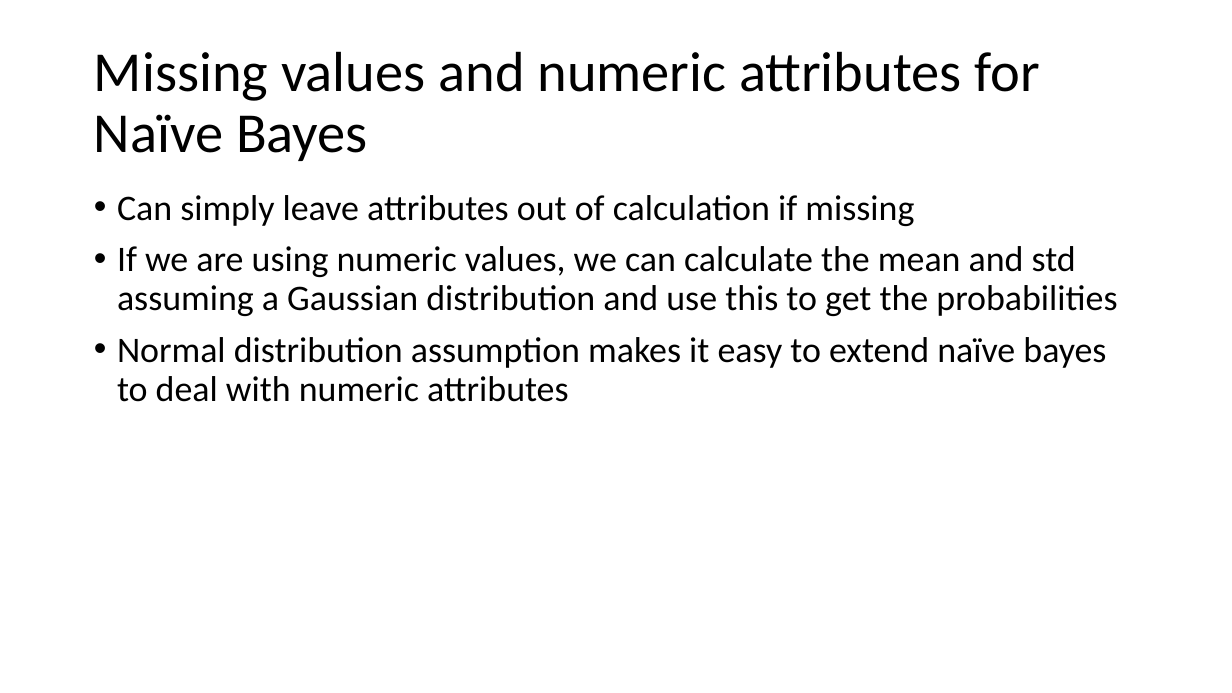
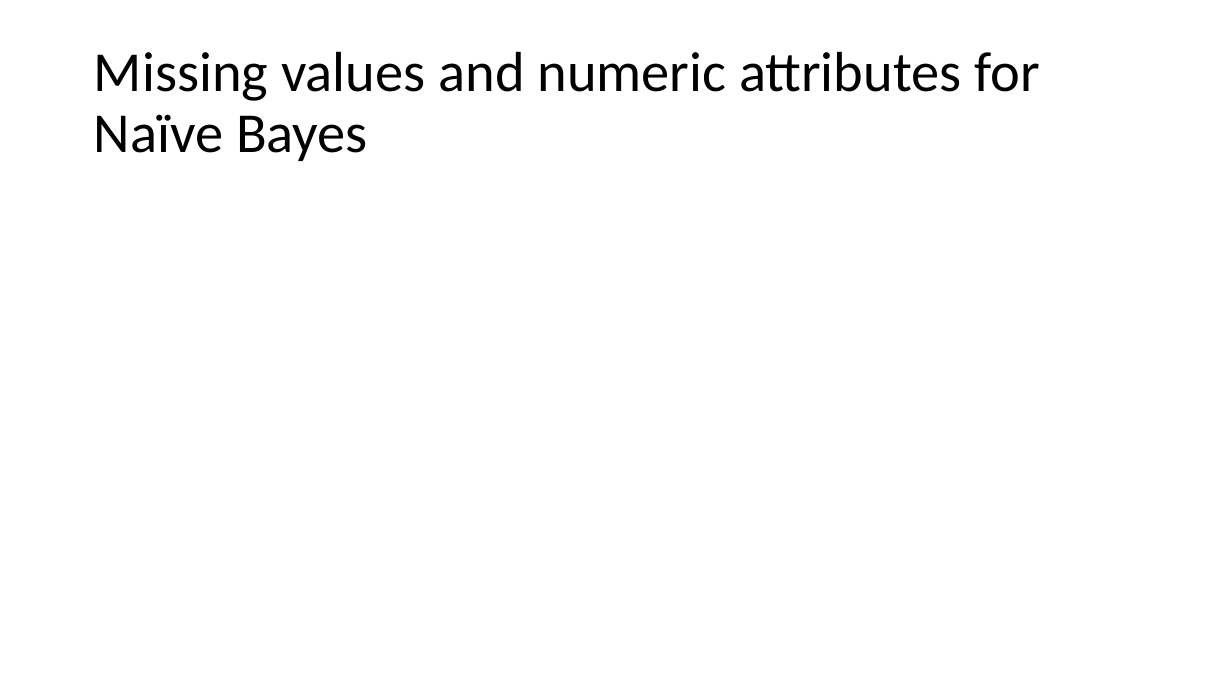
Before and after one commit to russellu/cs405, a slide deck: slide 7 of Lecture_Algorithms.pptx. Drawn at 1232x693 pixels with LibreOffice and Linux fonts; fonts in the diff are those of the drawing; grey boxes stand for pictures. Boxes give left, top, right and bottom in pixels: in the first picture for what was removed or moved away, otherwise in the second. Text is boxed around its words. In the diff, an @@ line names an element or a change of style, - is before the commit and + after.

Commit message:
Add new lectures

```diff
--- a/Lecture_Algorithms.pptx
+++ b/Lecture_Algorithms.pptx
@@ text removed at (117,195,1117,402) @@
-• Can simply leave attributes out of calculation if missing
-• If we are using numeric values, we can calculate the mean and std assuming a Gaussian distribution and use this to get the probabilities
-• Normal distribution assumption makes it easy to extend naïve bayes to deal with numeric attributes
```
Also in this commit, not shown: 3 other files.
